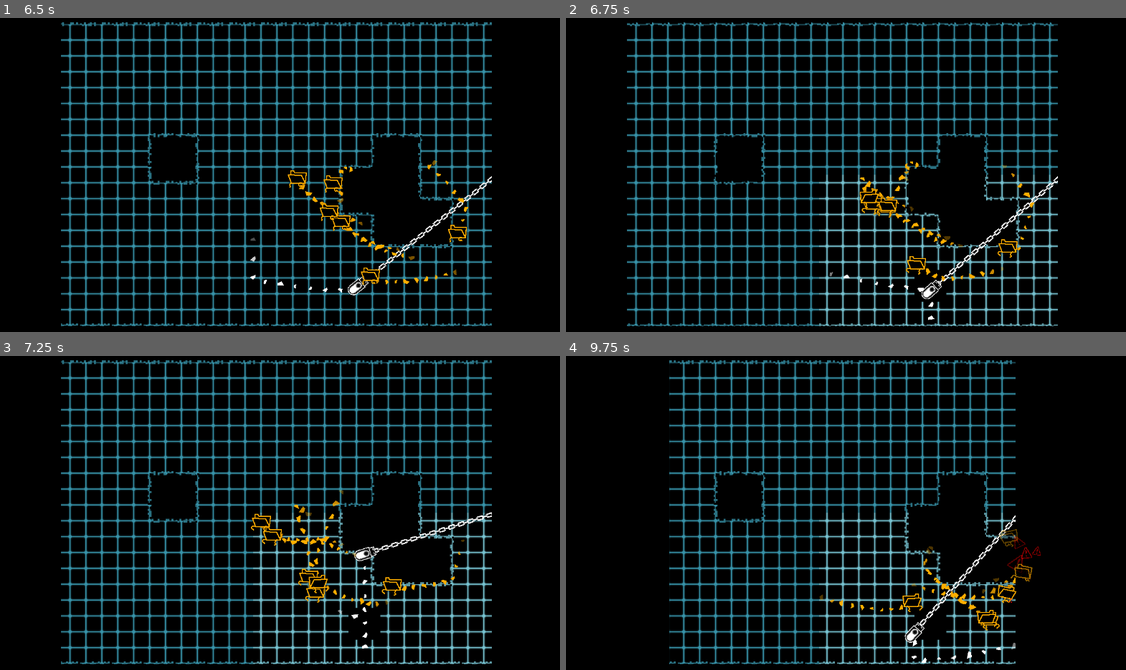
Above: before the commit, frames 1-4 (two rows, left to right).
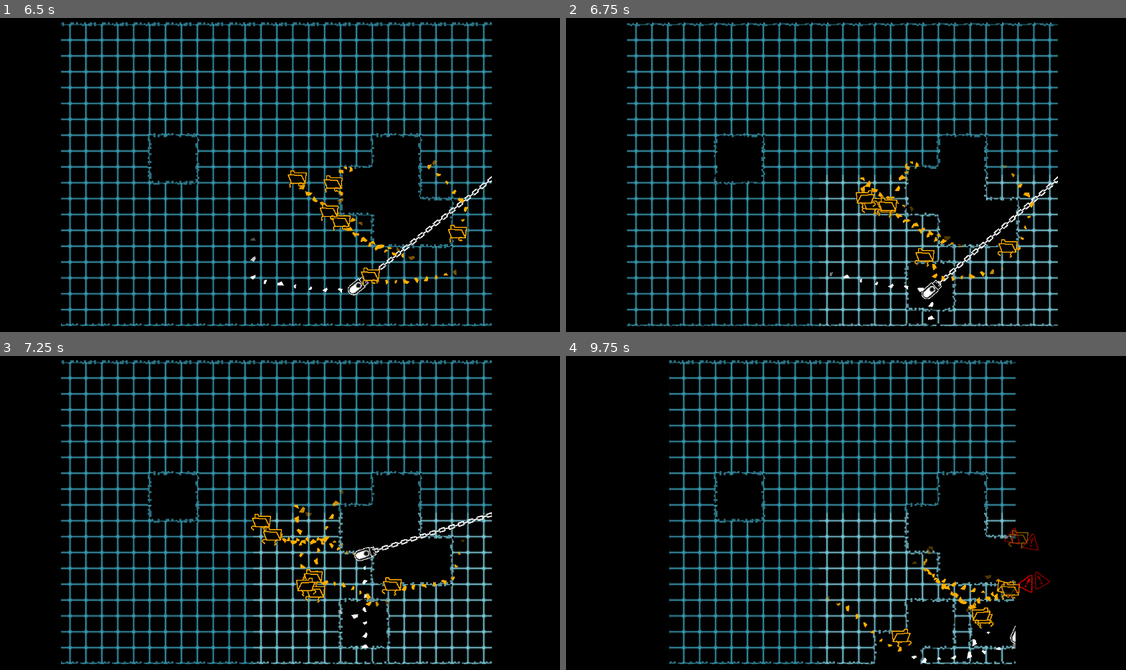
Above: after the commit, the same moments.

Repository: SomeSortOfSam/Hardest_Drive
Game: Godot game, scene res://scenes/gamplay.tscn
Same seed, same stepped clock (60 frames per second), same inputs: the game is played once before the commit and once after it. Sound files missing from this copy of the repository are replaced by a short silence.
Inputs (mouse positions are in pixels of both pictures, inside the frame that each line leads up to):
- Up to frame 1 (6.5 s): move the mouse to (403, 156) at 0.52 s; hold D (player_right) 0.53-1.28 s; click (403, 156) at 0.67 s; move the mouse to (162, 187) at 1.27 s; hold S (player_down) 1.28-2.03 s; move the mouse to (336, 102) at 2.02 s; hold D (player_right) 2.03-2.78 s; move the mouse to (246, 237) at 2.77 s; hold W (player_up) 2.78-3.53 s; click (246, 237) at 2.92 s; move the mouse to (448, 222) at 3.52 s; hold A (player_left) 3.53-5.03 s; move the mouse to (106, 124) at 4.27 s; move the mouse to (302, 171) at 5.02 s; hold S (player_down) 5.03-5.78 s; click (302, 171) at 5.17 s; move the mouse to (190, 93) at 5.77 s; hold D (player_right) from 5.78 s (still down)
- Up to frame 2 (6.75 s): move the mouse to (969, 156) at 6.52 s; release D (player_right) at 6.53 s; hold W (player_up) from 6.53 s (still down)
- Up to frame 3 (7.25 s): keep holding W (player_up)
- Up to frame 4 (9.75 s): move the mouse to (728, 525) at 7.27 s; release W (player_up) at 7.28 s; hold D (player_right) 7.28-8.03 s; click (728, 525) at 7.42 s; move the mouse to (902, 440) at 8.02 s; hold S (player_down) 8.03-8.78 s; move the mouse to (812, 575) at 8.77 s; hold A (player_left) 8.78-9.53 s; move the mouse to (1014, 560) at 9.52 s; hold W (player_up) from 9.53 s (still down); click (1014, 560) at 9.67 s

Frame 1 is identical in both runs. In frame 2, 0.7% of the frame differs, in the area x 51-74%, y 53-99%; in frame 3, 0.8%; in frame 4, 2.7%, in the area x 45-87%, y 50-99%.

Commit message:
Fixed damage not using auto tiles
Closes #2

Diff:
--- a/scripts/enemy.gd
+++ b/scripts/enemy.gd
@@ -80,7 +80,7 @@
 	velocity += (global_position - area.global_position).normalized() * movement_speed * 3
 	var cell = tilemap.local_to_map(tilemap.to_local(global_position))
 	tilemap.erase_cell(0,cell)
-	tilemap.force_update()
+	tilemap.set_cells_terrain_connect(0,[cell],0,-1)
 	nav_enabled = false
 	timer.start()
 	await timer.timeout
